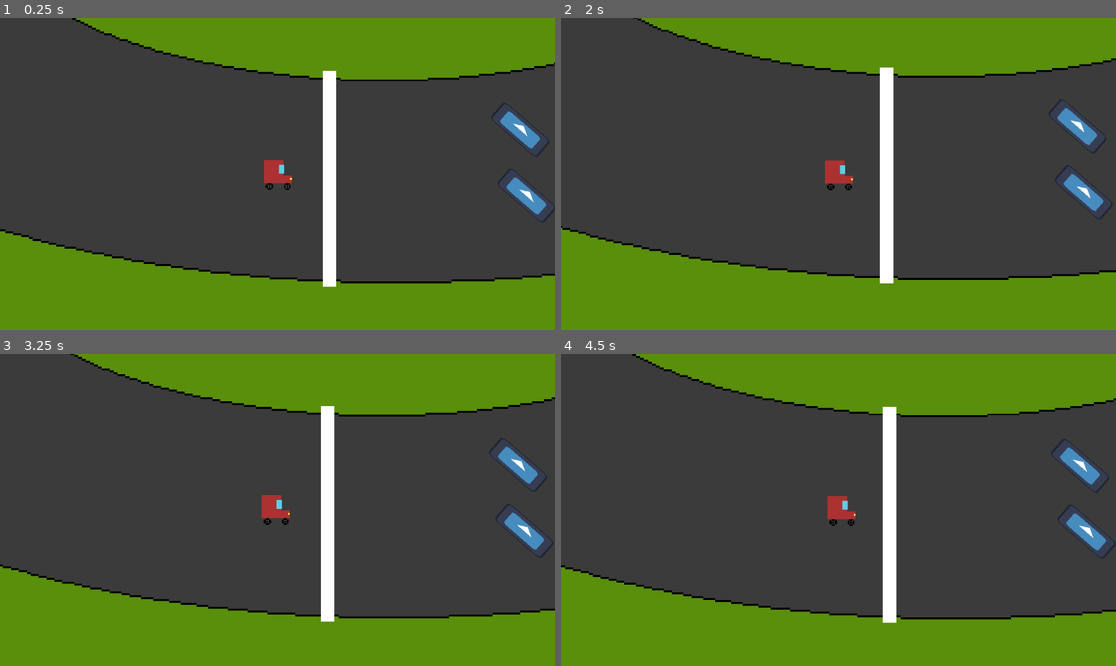
Above: before the commit, frames 1-4 (two rows, left to right).
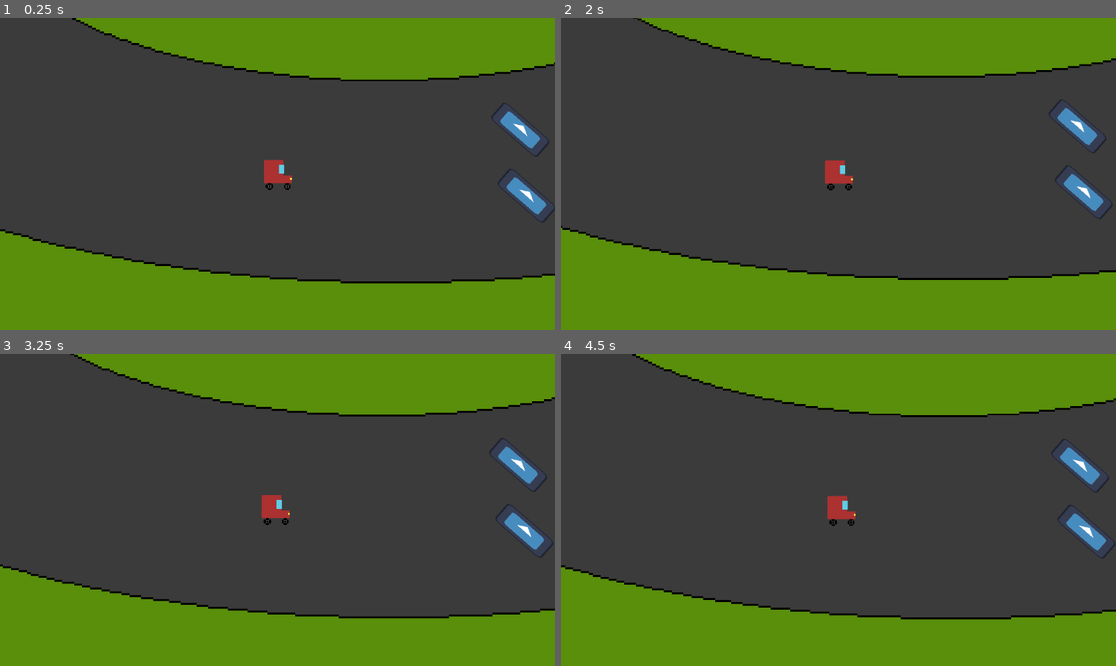
Above: after the commit, the same moments.

Repository: oiPoipoi/kavrommi
Game: Godot game, scene res://Scenes/track.tscn
The game is run twice, just before and just after one commit, with the same random seed, the same clock (stepped at 60 frames per second) and the same inputs. The project has no main scene, so this scene is started directly. The engine's default icon, where the game draws it, is replaced by a stand-in: a white triangle on a blue panel in a dark square.
Inputs:
- Up to frame 1 (0.25 s): no input
- Up to frame 2 (2 s): tap Enter at 0.5 s; tap A (a) at 0.6 s; tap D (d) at 0.8, 1.35 s; tap S (s) at 1.55 s
- Up to frame 3 (3.25 s): tap S (s) at 2.1 s; tap W (w) at 2.3, 2.85 s; tap A (a) at 3.05 s
- Up to frame 4 (4.5 s): tap A (a) at 3.6 s; tap D (d) at 3.8, 4.35 s

The runs differ from the first frame. In frame 1, 1.7% of the frame differs, in the area x 58-61%, y 16-87%; in frame 2, 1.7%; in frame 3, 1.7%; in frame 4, 1.7%.

Commit message:
Update win function

Diff:
--- a/Scenes/Win.tscn
+++ b/Scenes/Win_test.tscn
@@ -2,7 +2,7 @@
 
 [ext_resource type="Script" uid="uid://pc67rm3f63ai" path="res://Scripts/area_2d.gd" id="1_8sw8u"]
 
-[node name="Area2D" type="Area2D" unique_id=366367955]
+[node name="Win Test" type="Area2D" unique_id=366367955]
 script = ExtResource("1_8sw8u")
 
 [connection signal="body_entered" from="." to="." method="_on_body_entered"]
--- a/Scenes/box.tscn
+++ b/Scenes/box.tscn
@@ -5,7 +5,7 @@
 [sub_resource type="RectangleShape2D" id="RectangleShape2D_ejki1"]
 size = Vector2(128, 47)
 
-[node name="RigidBody2D" type="RigidBody2D" unique_id=82936517]
+[node name="Box" type="RigidBody2D" unique_id=82936517]
 gravity_scale = 0.0
 linear_damp = 1.0
 
--- a/Scenes/track.tscn
+++ b/Scenes/track.tscn
@@ -3,7 +3,7 @@
 [ext_resource type="Texture2D" uid="uid://bkbdlgf4hm0xq" path="res://Art/track.png" id="1_l5ksx"]
 [ext_resource type="PackedScene" uid="uid://dhatyfpdc8mwm" path="res://Scenes/player.tscn" id="2_xoefw"]
 [ext_resource type="PackedScene" uid="uid://c6b5elx16tgah" path="res://Scenes/box.tscn" id="3_bcua6"]
-[ext_resource type="PackedScene" uid="uid://svs1dfihrica" path="res://Scenes/Win.tscn" id="4_nrliu"]
+[ext_resource type="Script" uid="uid://dc0lut08hjivk" path="res://Scripts/win_test.gd" id="4_l5ksx"]
 
 [sub_resource type="SegmentShape2D" id="SegmentShape2D_ejki1"]
 a = Vector2(-1332, -1175)
@@ -21,8 +21,21 @@
 a = Vector2(2863, 871)
 b = Vector2(-1333, 870)
 
-[sub_resource type="RectangleShape2D" id="RectangleShape2D_7a2mg"]
-size = Vector2(29, 447)
+[sub_resource type="SegmentShape2D" id="SegmentShape2D_sbur7"]
+a = Vector2(725, 858)
+b = Vector2(728, 140)
+
+[sub_resource type="SegmentShape2D" id="SegmentShape2D_4op3a"]
+a = Vector2(2860, -134)
+b = Vector2(1379, -134)
+
+[sub_resource type="SegmentShape2D" id="SegmentShape2D_0177n"]
+a = Vector2(728, -457)
+b = Vector2(718, -1213)
+
+[sub_resource type="SegmentShape2D" id="SegmentShape2D_y0wkg"]
+a = Vector2(-85, -185)
+b = Vector2(-1506, -201)
 
 [node name="Track" type="Node2D" unique_id=667905707]
 
@@ -40,22 +53,7 @@
 
 [node name="player" parent="." unique_id=1519398841 instance=ExtResource("2_xoefw")]
 position = Vector2(511, 451)
-
-[node name="RigidBody2D" parent="." unique_id=82936517 instance=ExtResource("3_bcua6")]
-position = Vector2(1023, 348)
-rotation = 0.71487916
-
-[node name="RigidBody2D2" parent="." unique_id=43338752 instance=ExtResource("3_bcua6")]
-position = Vector2(1036, 485)
-rotation = 0.71487916
-
-[node name="RigidBody2D3" parent="." unique_id=1937181499 instance=ExtResource("3_bcua6")]
-position = Vector2(1787, -111.000046)
-rotation = 0.65958333
-
-[node name="RigidBody2D4" parent="." unique_id=2075863395 instance=ExtResource("3_bcua6")]
-position = Vector2(2067, 5.999939)
-rotation = 0.35123578
+collision_layer = 3
 
 [node name="StaticBody2D" type="StaticBody2D" parent="." unique_id=1636970657]
 
@@ -71,15 +69,57 @@
 [node name="CollisionShape2D4" type="CollisionShape2D" parent="StaticBody2D" unique_id=1692668091]
 shape = SubResource("SegmentShape2D_jphpq")
 
-[node name="Area2D" parent="." unique_id=366367955 instance=ExtResource("4_nrliu")]
-position = Vector2(623, 446)
+[node name="Boxes" type="Node" parent="." unique_id=2092564208]
 
-[node name="CollisionShape2D" type="CollisionShape2D" parent="Area2D" unique_id=1640554554]
-position = Vector2(4.5, 3.5)
-shape = SubResource("RectangleShape2D_7a2mg")
+[node name="RigidBody2D" parent="Boxes" unique_id=82936517 instance=ExtResource("3_bcua6")]
+position = Vector2(1023, 348)
+rotation = 0.71487916
 
-[node name="ColorRect2" type="ColorRect" parent="Area2D" unique_id=1278676599]
-offset_left = -10.0
-offset_top = -220.0
-offset_right = 18.0
-offset_bottom = 228.0
+[node name="RigidBody2D2" parent="Boxes" unique_id=43338752 instance=ExtResource("3_bcua6")]
+position = Vector2(1036, 485)
+rotation = 0.71487916
+
+[node name="RigidBody2D3" parent="Boxes" unique_id=1937181499 instance=ExtResource("3_bcua6")]
+position = Vector2(1787, -111.000046)
+rotation = 0.65958333
+scale = Vector2(0.99999994, 0.99999994)
+
+[node name="RigidBody2D4" parent="Boxes" unique_id=2075863395 instance=ExtResource("3_bcua6")]
+position = Vector2(2067, 5.999939)
+rotation = 0.35123578
+
+[node name="Win Test" type="Node" parent="." unique_id=603902113]
+script = ExtResource("4_l5ksx")
+
+[node name="Area2D" type="Area2D" parent="Win Test" unique_id=1015064085]
+collision_layer = 0
+collision_mask = 2
+
+[node name="CollisionShape2D" type="CollisionShape2D" parent="Win Test/Area2D" unique_id=1961551999]
+shape = SubResource("SegmentShape2D_sbur7")
+
+[node name="Area2D2" type="Area2D" parent="Win Test" unique_id=1550372515]
+collision_mask = 2
+
+[node name="CollisionShape2D" type="CollisionShape2D" parent="Win Test/Area2D2" unique_id=725097533]
+shape = SubResource("SegmentShape2D_4op3a")
+
+[node name="Area2D3" type="Area2D" parent="Win Test" unique_id=491245794]
+collision_mask = 2
+
+[node name="CollisionShape2D" type="CollisionShape2D" parent="Win Test/Area2D3" unique_id=679354621]
+shape = SubResource("SegmentShape2D_0177n")
+
+[node name="Area2D4" type="Area2D" parent="Win Test" unique_id=195353625]
+collision_layer = 0
+collision_mask = 2
+
+[node name="CollisionShape2D" type="CollisionShape2D" parent="Win Test/Area2D4" unique_id=2071262250]
+shape = SubResource("SegmentShape2D_y0wkg")
+
+[connection signal="body_entered" from="Win Test/Area2D" to="Win Test" method="_on_area_2d_body_entered_2"]
+[connection signal="body_entered" from="Win Test/Area2D" to="Win Test" method="_on_area_2d_body_entered"]
+[connection signal="body_exited" from="Win Test/Area2D" to="Win Test" method="_on_area_2d_body_exited"]
+[connection signal="body_entered" from="Win Test/Area2D2" to="Win Test" method="_on_area_2d_2_body_entered"]
+[connection signal="body_entered" from="Win Test/Area2D3" to="Win Test" method="_on_area_2d_3_body_entered"]
+[connection signal="body_entered" from="Win Test/Area2D4" to="Win Test" method="_on_area_2d_4_body_entered"]
--- a/Scripts/player.gd
+++ b/Scripts/player.gd
@@ -21,3 +21,7 @@
 
 		if collider is RigidBody2D:
 			collider.apply_central_impulse(-collision.get_normal() * push_force)
+
+
+func _on_area_2d_body_exited(body: Node2D) -> void:
+	pass # Replace with function body.
--- /dev/null
+++ b/Scripts/win_test.gd
@@ -0,0 +1,49 @@
+extends Node
+var check1 = false
+var check2 = false
+var check3 = false
+var check4 = false
+@onready var label: Label = $"../player/Label"
+
+# Called when the node enters the scene tree for the first time.
+func _ready() -> void:
+	pass # Replace with function body.
+
+
+# Called every frame. 'delta' is the elapsed time since the previous frame.
+func _process(delta: float) -> void:
+	pass
+
+func _on_area_2d_body_exited(body: Node2D) -> void:
+	print("hi1")
+	if check1 == false:
+		check1 = true
+		print("bye1")
+
+func _on_area_2d_2_body_entered(body: Node2D) -> void:
+	print("hi2")
+	if check1 == true && check2 == false:
+		check2 = true
+		print("bye2")
+
+func _on_area_2d_3_body_entered(body: Node2D) -> void:
+	print("hi3")
+	if check2 == true && check3 == false:
+		print("bye3")
+		check3 = true
+
+
+func _on_area_2d_4_body_entered(body: Node2D) -> void:
+	print("hi4")
+	if check3 == true && check4 == false:
+		check4 = true
+		print("bye4")
+
+func _on_area_2d_body_entered(body: Node2D) -> void:
+	print("hi5")
+	if check4 == true:
+		get_tree().change_scene_to_file("res://Scenes/node_2d.tscn")
+		print("bye5")
+
+func _on_area_2d_body_entered_2(body: Node2D) -> void:
+	pass
Renamed: box.png -> Art/box.png
Not shown, changed: Art/box.png.import
Not shown, added: Scripts/win_test.gd.uid
